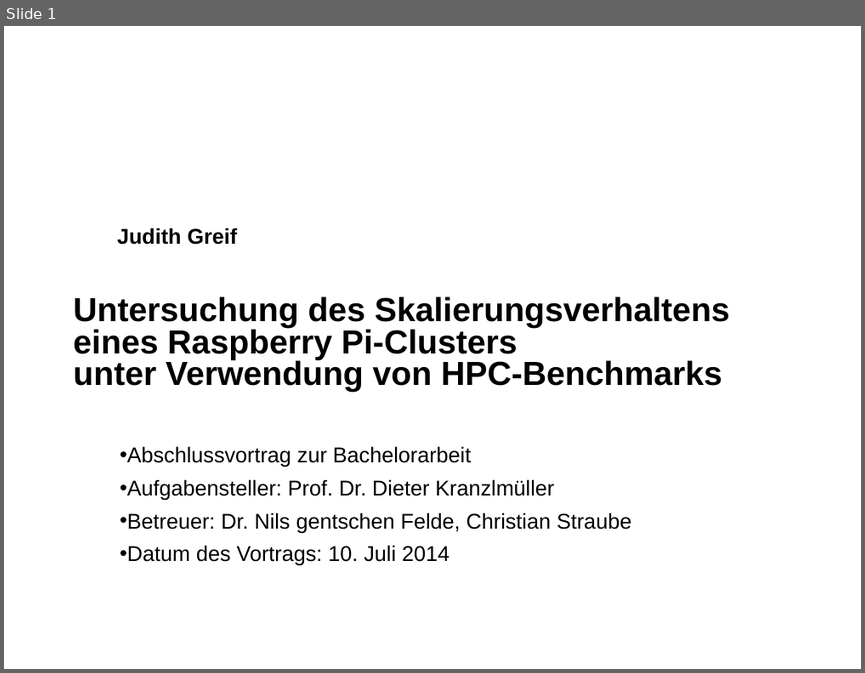
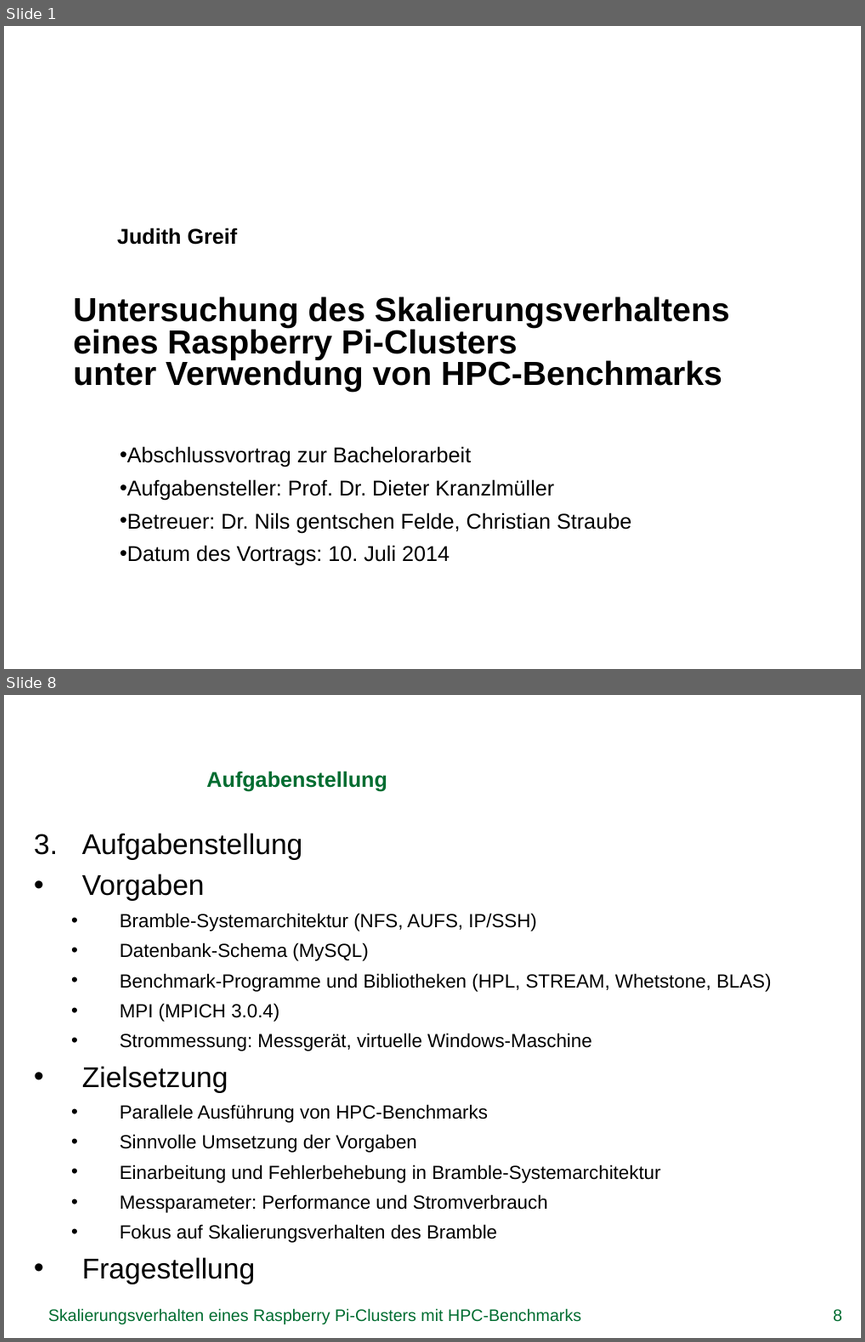
Before and after one commit to missgreenwood/bachelor-arbeit, a slide deck: Disputation/grei14.pptx. Shown one above the other, each under a label of ours: slide 1 before the commit, slides 1 and 8 after it; the slides between them are not shown. The pictures are 865x673 and 865x1342 pixels, drawn with LibreOffice and Linux fonts; fonts in the diff are those of the drawing; background and template pictures are left out. Boxes give left, top, right and bottom in pixels: in the first picture for what was removed or moved away, otherwise in the second. Text is boxed around its words. In the diff, an @@ line names an element or a change of style, - is before the commit and + after.

```diff
--- a/Disputation/grei14.pptx
+++ b/Disputation/grei14.pptx
@@ slide 8 added at [4, 695, 861, 1338], background picture (left out) @@
@@ title added at [206, 771, 387, 792], 18 pt, text #006C30, bold @@
+Aufgabenstellung
@@ text added at [82, 833, 772, 1284], 16 pt, text #000000 @@
+3. Aufgabenstellung
+• Vorgaben
+  • Bramble-Systemarchitektur (NFS, AUFS, IP/SSH)
+  • Datenbank-Schema (MySQL)
+  • Benchmark-Programme und Bibliotheken (HPL, STREAM, Whetstone, BLAS)
+  • MPI (MPICH 3.0.4)
+  • Strommessung: Messgerät, virtuelle Windows-Maschine
+• Zielsetzung
+  • Parallele Ausführung von HPC-Benchmarks
+  • Sinnvolle Umsetzung der Vorgaben
+  • Einarbeitung und Fehlerbehebung in Bramble-Systemarchitektur
+  • Messparameter: Performance und Stromverbrauch
+  • Fokus auf Skalierungsverhalten des Bramble
+• Fragestellung
@@ text added at [48, 1308, 581, 1324], 14 pt, text #006C30 @@
+Skalierungsverhalten eines Raspberry Pi-Clusters mit HPC-Benchmarks
@@ page number added at [833, 1309, 842, 1321], 14 pt, text #006C30 @@
+8
```
Also in this commit, not shown: 3 slides changed, 6 other slides added, 2 other files.
